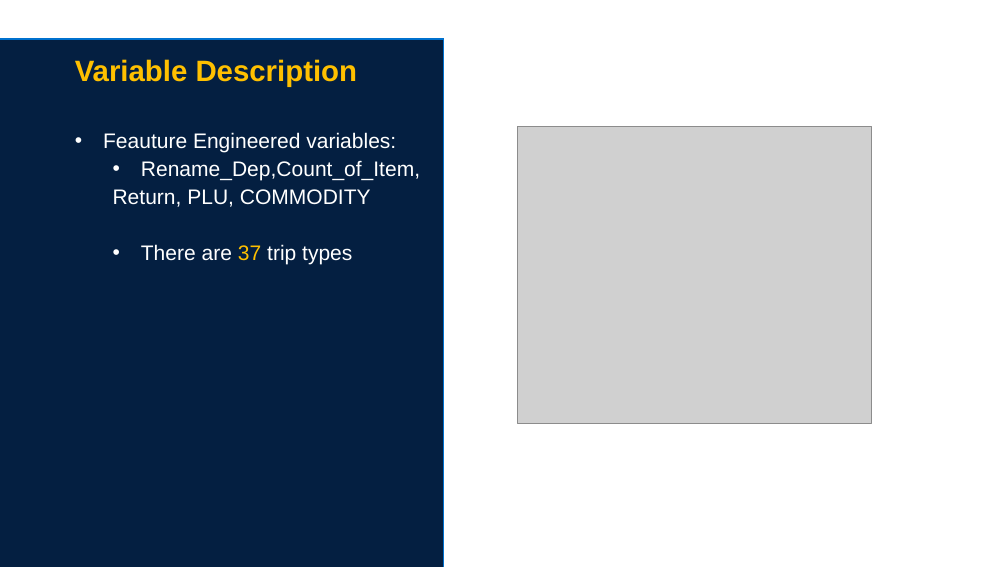
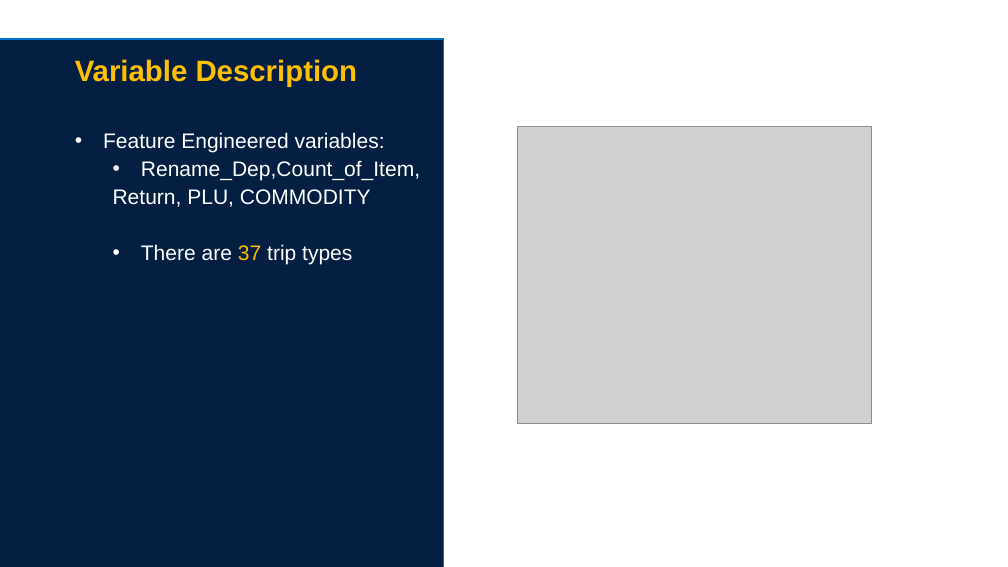
Before and after one commit to danielad-k/SPRB, a slide deck: slide 3 of Capstone 2/1.4 Walmart TripType Presentation.pptx. Drawn at 1008x567 pixels with LibreOffice and Linux fonts; fonts in the diff are those of the drawing; grey boxes stand for pictures; background and template pictures are left out. Boxes give left, top, right and bottom in pixels: in the first picture for what was removed or moved away, otherwise in the second. Text is boxed around its words. In the diff, an @@ line names an element or a change of style, - is before the commit and + after.

```diff
--- a/Capstone 2/1.4 Walmart TripType Presentation.pptx
+++ b/Capstone 2/1.4 Walmart TripType Presentation.pptx
@@ text at (103, 132, 385, 152): text changed @@
-• Feauture Engineered variables:
+• Feature Engineered variables:
```
Also in this commit, not shown: 5 other slides changed.
